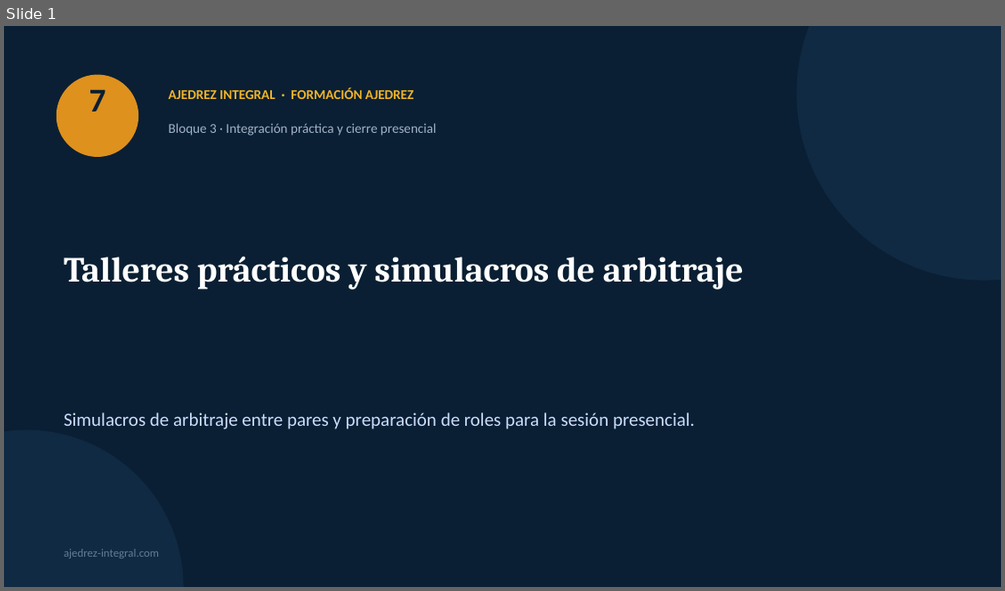
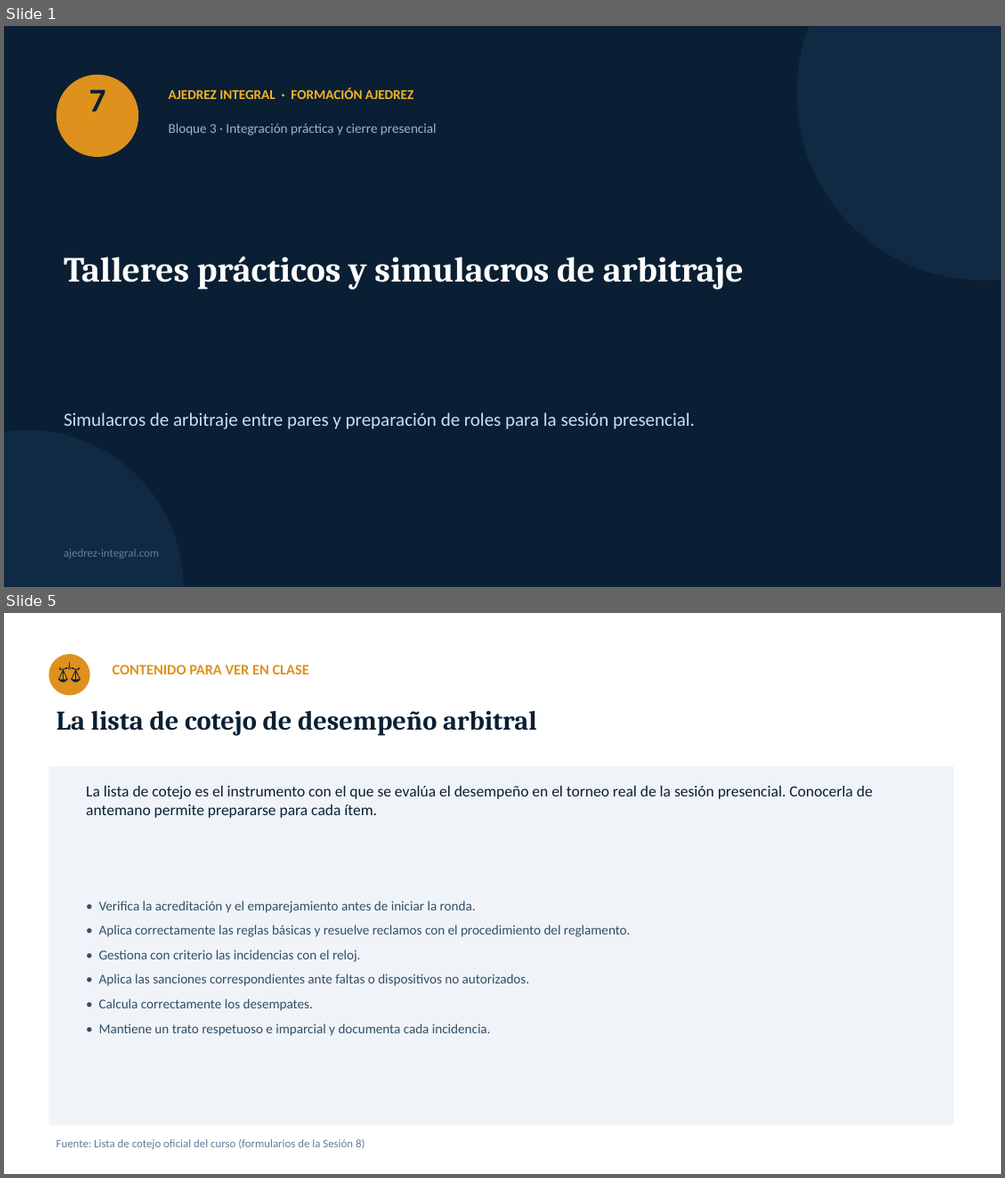
Before and after one commit to GMpupilo2026/Pagina-Completa, a slide deck: cursos/recursos/formacion-ajedrez/07-talleres-y-simulacros-de-arbitraje.pptx. Shown one above the other, each under a label of ours: slide 1 before the commit, slides 1 and 5 after it; the slides between them are not shown. The pictures are 1005x591 and 1005x1178 pixels, drawn with LibreOffice and Linux fonts; fonts in the diff are those of the drawing. Boxes give left, top, right and bottom in pixels: in the first picture for what was removed or moved away, otherwise in the second. Text is boxed around its words. In the diff, an @@ line names an element or a change of style, - is before the commit and + after.

```diff
--- a/cursos/recursos/formacion-ajedrez/07-talleres-y-simulacros-de-arbitraje.pptx
+++ b/cursos/recursos/formacion-ajedrez/07-talleres-y-simulacros-de-arbitraje.pptx
@@ slide 5 added at (4,613,1001,1174), background #FFFFFF @@
@@ ellipse added at (48,654,90,695), fill #DE911D @@
@@ text added at (48,654,90,695), 20 pt, text #0A1F33 @@
+⚖
@@ text added at (113,665,309,674), 14 pt, text #DE911D, bold @@
+CONTENIDO PARA VER EN CLASE
@@ text added at (57,711,537,735), 26 pt, text #0A1F33, bold @@
+La lista de cotejo de desempeño arbitral
@@ rectangle added at (48,766,954,1126), fill #F0F4F8 @@
@@ text added at (86,786,873,818), 15 pt, text #0A1F33 @@
+La lista de cotejo es el instrumento con el que se evalúa el desempeño en el torneo real de la sesión presencial. Conocerla de antemano permite prepararse para cada ítem.
@@ text added at (99,900,631,1036), 13 pt, text #334E68 @@
+• Verifica la acreditación y el emparejamiento antes de iniciar la ronda.
+• Aplica correctamente las reglas básicas y resuelve reclamos con el procedimiento del reglamento.
+• Gestiona con criterio las incidencias con el reloj.
+• Aplica las sanciones correspondientes ante faltas o dispositivos no autorizados.
+• Calcula correctamente los desempates.
+• Mantiene un trato respetuoso e imparcial y documenta cada incidencia.
@@ text added at (57,1139,364,1149), 11 pt, text #627D98 @@
+Fuente: Lista de cotejo oficial del curso (formularios de la Sesión 8)
```
Also in this commit, not shown: 1 slide changed, 15 other slides added, 2 slides removed, 28 other files.
